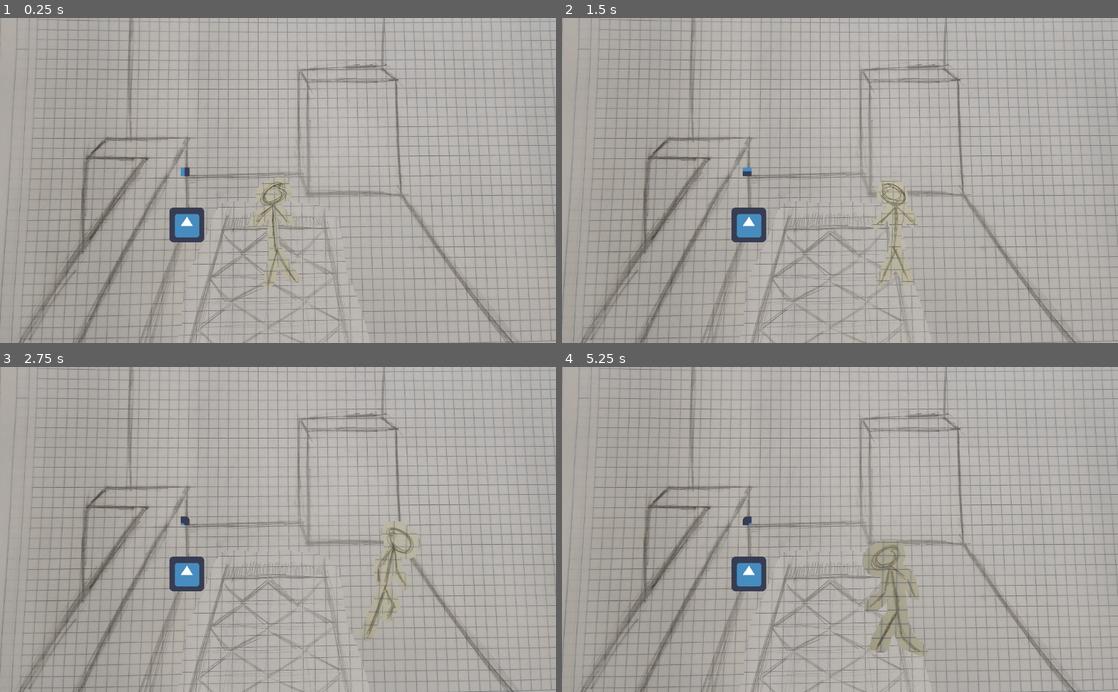
Above: before the commit, frames 1-4 (two rows, left to right).
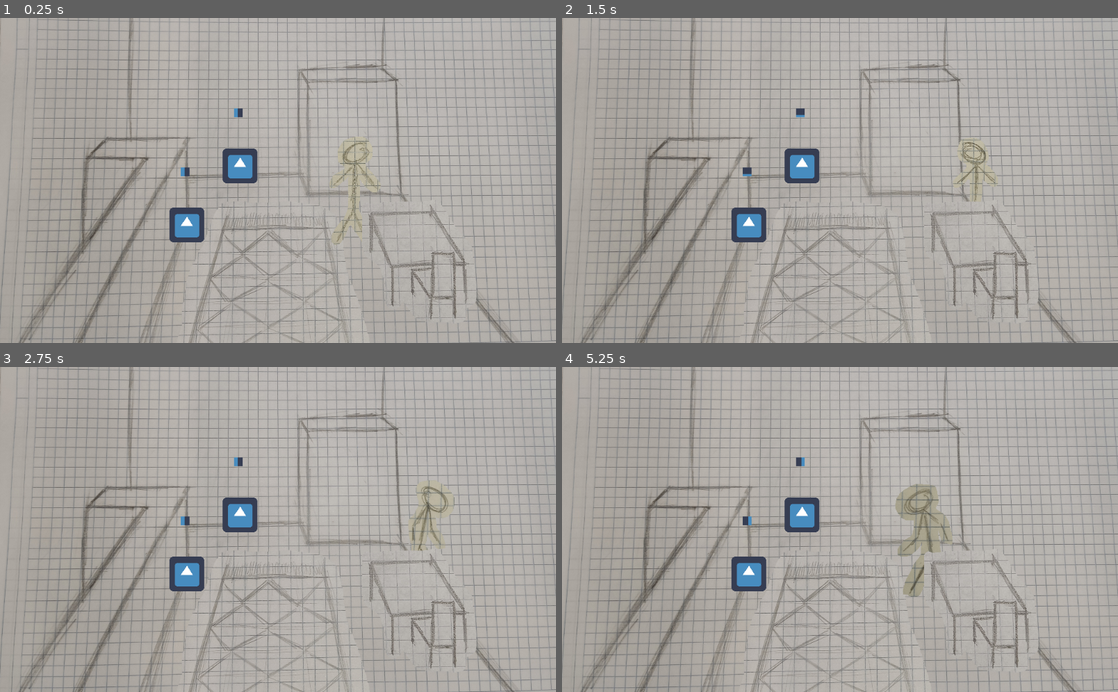
Above: after the commit, the same moments.

Repository: Enrip99/springJam24
Game: Godot game, scene res://Escenes/Hub.tscn
Same seed, same stepped clock (60 frames per second), same inputs: the game is played once before the commit and once after it. The project has no main scene, so this scene is started directly. The engine's default icon, where the game draws it, is replaced by a stand-in: a white triangle on a blue panel in a dark square.
Inputs (mouse positions are in pixels of both pictures, inside the frame that each line leads up to):
- Up to frame 1 (0.25 s): no input
- Up to frame 2 (1.5 s): tap Enter (Enter) at 0.5 s; move the mouse to (962, 164) at 0.52 s; hold D (MoveRight) 0.53-1.25 s; hold Enter (Enter) 0.53-1.25 s; click (962, 164) at 0.67 s; drag from (728, 196) to (812, 245) at 1.27 s
- Up to frame 3 (2.75 s): move the mouse to (333, 458) at 2.02 s; hold D (MoveRight) from 2.03 s (still down); hold Enter (Enter) from 2.03 s (still down); click (333, 458) at 2.17 s
- Up to frame 4 (5.25 s): release D (MoveRight) at 2.75 s; release Enter (Enter) at 2.75 s; drag from (812, 594) to (673, 480) at 2.77 s; move the mouse to (1006, 578) at 3.52 s; hold A (MoveLeft) 3.53-4.25 s; hold Enter (Enter) 3.53-4.25 s; click (1006, 578) at 3.67 s; drag from (673, 480) to (751, 575) at 4.27 s; move the mouse to (867, 529) at 5.02 s; hold S (MoveDown) from 5.03 s (still down); hold Enter (Enter) from 5.03 s (still down); click (867, 529) at 5.17 s

The runs differ from the first frame. In frame 1, 3.6% of the frame differs, in the area x 40-86%, y 27-94%; in frame 2, 3.5%; in frame 3, 3.5%; in frame 4, 5.5%, in the area x 32-86%, y 27-94%.

Commit message:
2n minijoc fet

Diff:
--- a/Escenes/Hub.tscn
+++ b/Escenes/Hub.tscn
@@ -1,13 +1,15 @@
-[gd_scene load_steps=23 format=2]
+[gd_scene load_steps=25 format=2]
 
 [ext_resource path="res://Escenes/InvocadorMinijoc.tscn" type="PackedScene" id=1]
 [ext_resource path="res://Imatges/Catifa.png" type="Texture" id=2]
-[ext_resource path="res://Escenes/GlobalManager.gd" type="Script" id=3]
+[ext_resource path="res://Scripts/GlobalManager.gd" type="Script" id=3]
 [ext_resource path="res://Imatges/Idle.png" type="Texture" id=4]
 [ext_resource path="res://Scripts/Jugador.gd" type="Script" id=5]
 [ext_resource path="res://Fonts/Tequila/TemaTequila.tres" type="Theme" id=6]
+[ext_resource path="res://Escenes/MinijocCafeAmbLlet.tscn" type="PackedScene" id=7]
 [ext_resource path="res://Imatges/Walk.png" type="Texture" id=8]
 [ext_resource path="res://Imatges/Bar.png" type="Texture" id=9]
+[ext_resource path="res://Imatges/Taula.png" type="Texture" id=10]
 
 [sub_resource type="CircleShape2D" id=2404]
 
@@ -89,12 +91,9 @@
 script = ExtResource( 3 )
 
 [node name="Jugador" type="KinematicBody2D" parent="."]
-position = Vector2( 506, 486 )
+position = Vector2( 654, 410 )
 collision_mask = 2
 script = ExtResource( 5 )
-__meta__ = {
-"_edit_lock_": true
-}
 velocitat = 2.5
 
 [node name="CollisioJugador" type="CollisionShape2D" parent="Jugador"]
@@ -108,13 +107,17 @@
 scale = Vector2( 0.25, 0.25 )
 frames = SubResource( 2403 )
 animation = "Idle"
-frame = 3
+frame = 1
 playing = true
 __meta__ = {
 "_edit_lock_": true
 }
 
-[node name="Objecte collisio" parent="." instance=ExtResource( 1 )]
+[node name="Invocador Cafe Llet" parent="." instance=ExtResource( 1 )]
+position = Vector2( 442, 273 )
+minijoc = ExtResource( 7 )
+
+[node name="Invocador PastisCirera" parent="." instance=ExtResource( 1 )]
 
 [node name="Fons" type="Sprite" parent="."]
 z_index = -1
@@ -144,10 +147,6 @@
 "_edit_lock_": true
 }
 
-[node name="ColisioTaula" type="StaticBody2D" parent="Fons"]
-collision_layer = 2
-collision_mask = 0
-
 [node name="Catifa" type="AnimatedSprite" parent="Fons"]
 position = Vector2( 481, 538 )
 rotation = -0.0628318
@@ -156,6 +155,20 @@
 __meta__ = {
 "_edit_lock_": true
 }
+
+[node name="Taula" type="Sprite" parent="Fons"]
+position = Vector2( 772, 450 )
+scale = Vector2( 0.5, 0.5 )
+z_index = 1
+texture = ExtResource( 10 )
+
+[node name="ColisioTaula" type="StaticBody2D" parent="Fons/Taula"]
+position = Vector2( -739, -426 )
+collision_layer = 2
+collision_mask = 0
+
+[node name="poligon taula" type="CollisionPolygon2D" parent="Fons/Taula/ColisioTaula"]
+polygon = PoolVector2Array( 533, 372, 861, 370, 987, 592, 889, 594, 909, 642, 765, 646, 719, 602, 627, 602 )
 
 [node name="Marcador" type="Label" parent="."]
 margin_left = 10.0
--- a/Escenes/InvocadorMinijoc.tscn
+++ b/Escenes/InvocadorMinijoc.tscn
@@ -763,6 +763,7 @@
 
 [node name="Objecte collisio" type="Node2D"]
 position = Vector2( 344, 382 )
+z_index = 3
 script = ExtResource( 4 )
 minijoc = ExtResource( 3 )
 tempsTotal = 15.0
@@ -782,7 +783,7 @@
 position = Vector2( -3, -98 )
 frames = SubResource( 18 )
 animation = "IconA"
-frame = 6
+frame = 10
 playing = true
 
 [connection signal="body_entered" from="Area collisio" to="." method="_on_Area_collisio_body_entered"]
--- /dev/null
+++ b/Escenes/MinijocCafeAmbLlet.tscn
@@ -0,0 +1,67 @@
+[gd_scene load_steps=9 format=2]
+
+[ext_resource path="res://Escenes/ParticulesFiMinijoc.tscn" type="PackedScene" id=1]
+[ext_resource path="res://Scripts/MinijocCafeAmbLlet.gd" type="Script" id=2]
+[ext_resource path="res://Imatges/TassaCafeLlet.png" type="Texture" id=3]
+[ext_resource path="res://Imatges/GerraLlet.png" type="Texture" id=4]
+[ext_resource path="res://Imatges/Fletxa.png" type="Texture" id=5]
+[ext_resource path="res://Imatges/Cafe.png" type="Texture" id=6]
+[ext_resource path="res://Imatges/TassaCafeLletFOREGROUND.png" type="Texture" id=7]
+
+[sub_resource type="RectangleShape2D" id=1]
+extents = Vector2( 502.5, 610 )
+
+[node name="MinijocCafeAmbLlet" type="Node2D"]
+script = ExtResource( 2 )
+__meta__ = {
+"_edit_lock_": true
+}
+cabal = 10.0
+
+[node name="GerraLlet" type="Sprite" parent="."]
+position = Vector2( 272, 9 )
+scale = Vector2( 0.2, 0.2 )
+z_index = 3
+texture = ExtResource( 4 )
+__meta__ = {
+"_edit_lock_": true
+}
+
+[node name="StaticBody Gerra" type="StaticBody2D" parent="GerraLlet"]
+input_pickable = true
+
+[node name="RectangleGerra" type="CollisionShape2D" parent="GerraLlet/StaticBody Gerra"]
+position = Vector2( -352.5, 5.00004 )
+scale = Vector2( 1, 1 )
+shape = SubResource( 1 )
+
+[node name="Fletxa" type="Sprite" parent="."]
+position = Vector2( -195, 69 )
+scale = Vector2( 0.15, 0.15 )
+z_index = 3
+texture = ExtResource( 5 )
+__meta__ = {
+"_edit_lock_": true
+}
+
+[node name="cafe" type="Sprite" parent="."]
+position = Vector2( -90, 150 )
+scale = Vector2( 0.15, 0.15 )
+z_index = 2
+texture = ExtResource( 6 )
+region_rect = Rect2( 0, 0, 64, 140 )
+
+[node name="Fons" type="Sprite" parent="."]
+texture = ExtResource( 3 )
+__meta__ = {
+"_edit_lock_": true
+}
+
+[node name="TassaCafeLletForeground" type="Sprite" parent="Fons"]
+z_index = 2
+texture = ExtResource( 7 )
+
+[node name="ParticulesFiMinijoc" parent="." instance=ExtResource( 1 )]
+z_index = 6
+
+[connection signal="input_event" from="GerraLlet/StaticBody Gerra" to="." method="_on_StaticBody_Gerra_input_event"]
--- a/Escenes/GlobalManager.gd
+++ b/Scripts/GlobalManager.gd
@@ -24,6 +24,7 @@
 	vides = videsInicials;
 	textePuntuacio.text = placeholderPunts + String(String(totalscore)).pad_zeros(4);
 	texteVides.text = placeholderVides + String(vides);
+	randomize();
 
 
 #func _process(delta):
--- a/Scripts/Jugador.gd
+++ b/Scripts/Jugador.gd
@@ -25,6 +25,10 @@
 		sprite.animation = "Walk";
 	else:
 		sprite.animation = "Idle";
+	if position.y < 420:
+		z_index = 0;
+	else:
+		z_index = 2;
 
 
 func _physics_process(_delta):
--- /dev/null
+++ b/Scripts/MinijocCafeAmbLlet.gd
@@ -0,0 +1,58 @@
+extends Node2D
+signal minigame_end (score);
+onready var gerra = $GerraLlet;
+onready var cafe = $"cafe";
+var poscafe: Vector2;
+var score: int;
+var canRise = true;
+var canFall = false;
+var lletVertida = 0.0;
+var cafeInicial = 30.0;
+var lletDemanada: float;
+export var cabal: float;
+
+
+func _ready():
+	lletDemanada = 10.0 + randf() * 30.0;
+	$Fletxa.position = Vector2($Fletxa.position.x, $Fletxa.position.y - (lletDemanada + cafeInicial));
+	poscafe = cafe.position;
+	cafe.position = poscafe - Vector2(0, cafeInicial + lletVertida);
+
+
+func _process(delta):
+	if canFall:
+		lletVertida += delta * cabal;
+		if cafeInicial + lletVertida > 110:
+			drop();
+	cafe.position = poscafe - Vector2(0, cafeInicial + lletVertida);
+
+
+func _on_CafeAmbLlet_acabat():
+	score = clamp(0, 100, 100 - (abs(int(lletDemanada - lletVertida)) * 10));
+	if score > 0:
+		$ParticulesFiMinijoc.emitting = true
+	emit_signal("minigame_end", score);
+
+
+func vertir():
+	canFall = true;
+
+
+func drop():
+	canFall = false
+	var tween = get_tree().create_tween();
+	tween.tween_property(gerra, "rotation_degrees", 0.0, .35).set_ease(Tween.EASE_OUT);
+	tween.parallel().tween_property(gerra, "position", Vector2(272,9), .35).set_ease(Tween.EASE_OUT);
+	tween.tween_callback(self, "_on_CafeAmbLlet_acabat")
+
+
+func _on_StaticBody_Gerra_input_event(_viewport, event, _shape_idx):
+	if event is InputEventMouseButton && event.button_index == BUTTON_LEFT && event.pressed == true:
+		if canRise:
+			canRise = false
+			var tween = get_tree().create_tween();
+			tween.tween_property(gerra, "rotation_degrees", -45.0, .35).set_ease(Tween.EASE_OUT);
+			tween.parallel().tween_property(gerra, "position", Vector2(134,-164), .35).set_ease(Tween.EASE_OUT);
+			tween.tween_callback(self, "vertir")
+		elif canFall:
+			drop();
Binary file added: Imatges/Cafe.png
Not shown, added: Imatges/Cafe.png.import
Binary file added: Imatges/Fletxa.png
Not shown, added: Imatges/Fletxa.png.import
Binary file added: Imatges/GerraLlet.png
Not shown, added: Imatges/GerraLlet.png.import
Binary file added: Imatges/TassaCafeLlet.png
Not shown, added: Imatges/TassaCafeLlet.png.import
Binary file added: Imatges/TassaCafeLletFOREGROUND.png
Not shown, added: Imatges/TassaCafeLletFOREGROUND.png.import
Binary file added: Imatges/Taula.png
Not shown, added: Imatges/Taula.png.import
